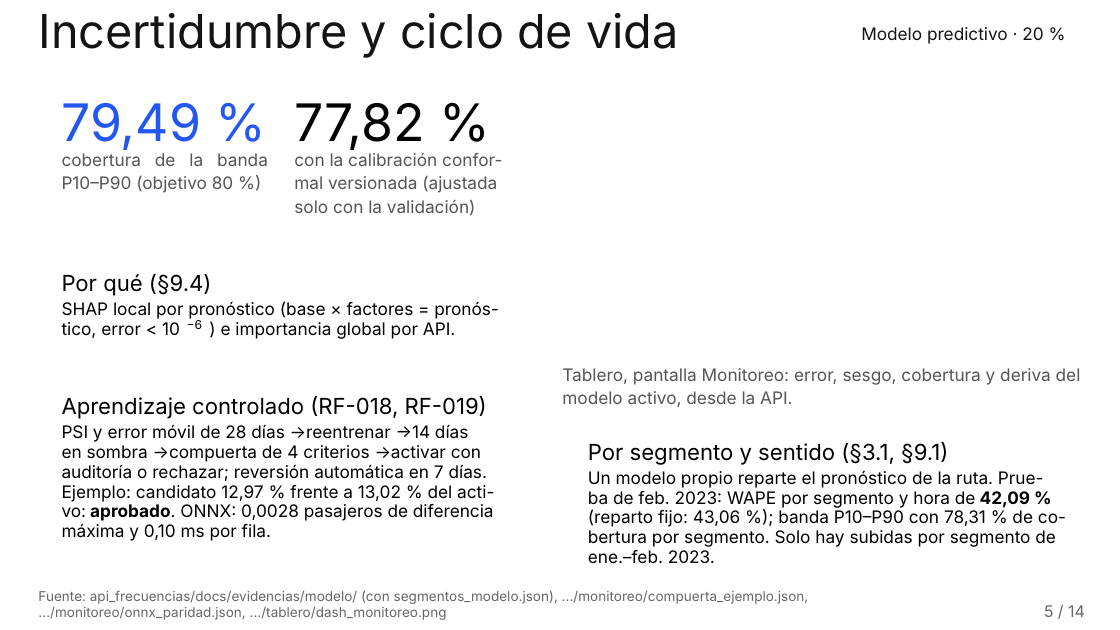
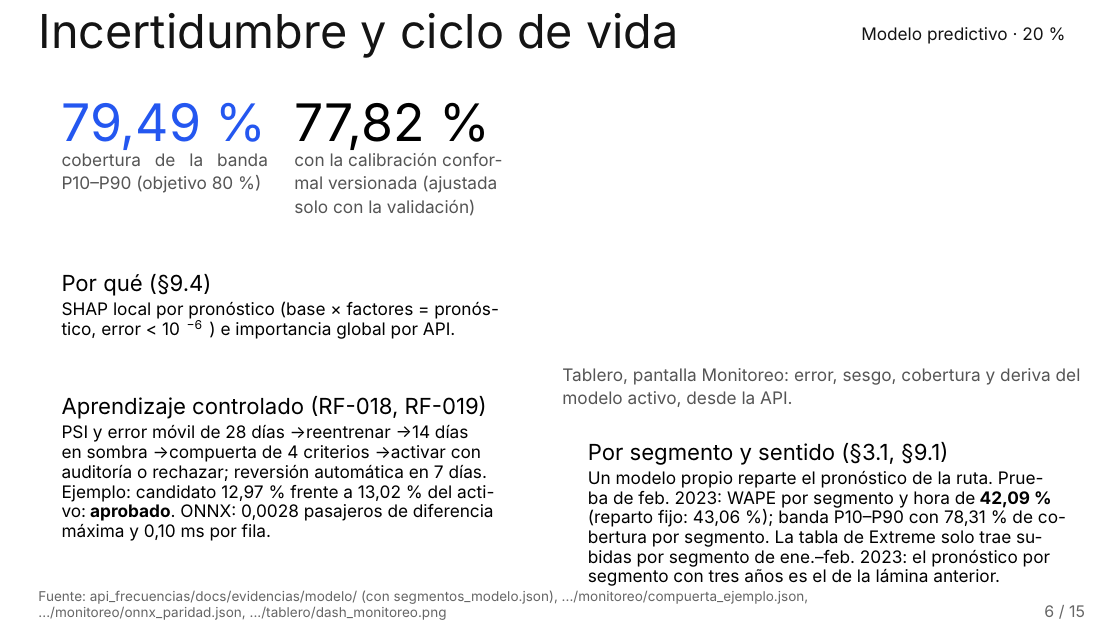
Before and after one commit to RubenEsg/Data-Challenge-pro-extreme, a slide deck: slide 6 of documentos/presentacion_final.pptx (slide 5 before the commit). Drawn at 1120x630 pixels with LibreOffice and Linux fonts; fonts in the diff are those of the drawing; background and template pictures are left out. Boxes give left, top, right and bottom in pixels: in the first picture for what was removed or moved away, otherwise in the second. Text is boxed around its words. In the diff, an @@ line names an element or a change of style, - is before the commit and + after.

Commit message:
Entrega corregida tras la retroalimentación del curso: el pronóstico que pide el enunciado en el informe, el cuaderno y los documentos
La retroalimentación del 17 de noviembre de 2026 señaló tres faltas: el pronóstico a siete días por ruta y hora no
es el problema pedido; los modelos se eligieron y se reportaron sobre los mismos meses de 2025, y el modelo por
segmento se entrenó con 37 días. Las tres se corrigieron en pronostico_corto_plazo/ (commits anteriores: protocolo,
validación y prueba). Este commit lleva ese resultado al resto de la entrega, sin cambiar ninguna cifra anterior:

- README: sección «Correcciones tras la retroalimentación del curso» al inicio, generada con las cifras de
  pronostico_corto_plazo/resultados/ por escribir_readme.py.
- Informe técnico: sección P nueva (el problema del enunciado), con sus cifras en macros que escribe
  informe/cifras_corto_plazo.py; resumen, introducción, discusión, conclusiones y anexo. Las demás secciones, tablas
  y figuras conservan su número. 27 páginas.
- Cuaderno: sección P nueva, que carga el panel, entrena aquí los modelos de ruta a 60 minutos y reproduce la
  prueba; conclusiones y tabla de «dónde está cada cosa». 167 de 167 cifras contrastadas (antes 151). El cuaderno
  redondea ahora como el informe: la mitad hacia arriba sobre el decimal escrito.
- Matriz de cumplimiento, mapeo de la especificación, plan de evolución, índice de evidencias y documentos de la API:
  las frases que decían que las subidas por segmento solo existían de enero y febrero de 2023 y que el error en 2025
  no se podía medir. La tabla de Extreme solo trae esos meses, pero las subidas por segmento de 2023 a 2025 se
  reconstruyeron con su regla. Ningún estado de la matriz cambia: la API sigue sirviendo su modelo por segmento de
  37 días, y llevar el pronóstico nuevo a la API es el primer pendiente del plan de evolución.
- E01, E02 y presentación (lámina 5 nueva, 15 láminas) con sus notas; el guion del video cita ahora la lámina 14.
- pronostico_corto_plazo/README.md y escribir_readme.py: la misma regla de redondeo del informe.

```diff
--- a/documentos/presentacion_final.pptx
+++ b/documentos/presentacion_final.pptx
@@ text at [588,530,1043,547]: text changed @@
-bertura por segmento. Solo hay subidas por segmento de
+bertura por segmento. La tabla de Extreme solo trae su-
@@ text at [588,550,1050,567]: text changed @@
-ene.–feb. 2023.
+bidas por segmento de ene.–feb. 2023: el pronóstico por
@@ text added at [588,569,1000,586], 14.8 pt, text #000000 @@
+segmento con tres años es el de la lámina anterior.
@@ text at [1044,605,1085,617]: text changed @@
-5 / 14
+6 / 15
```
Also in this commit, not shown: 13 other slides changed, 1 slide added, 44 other files.
